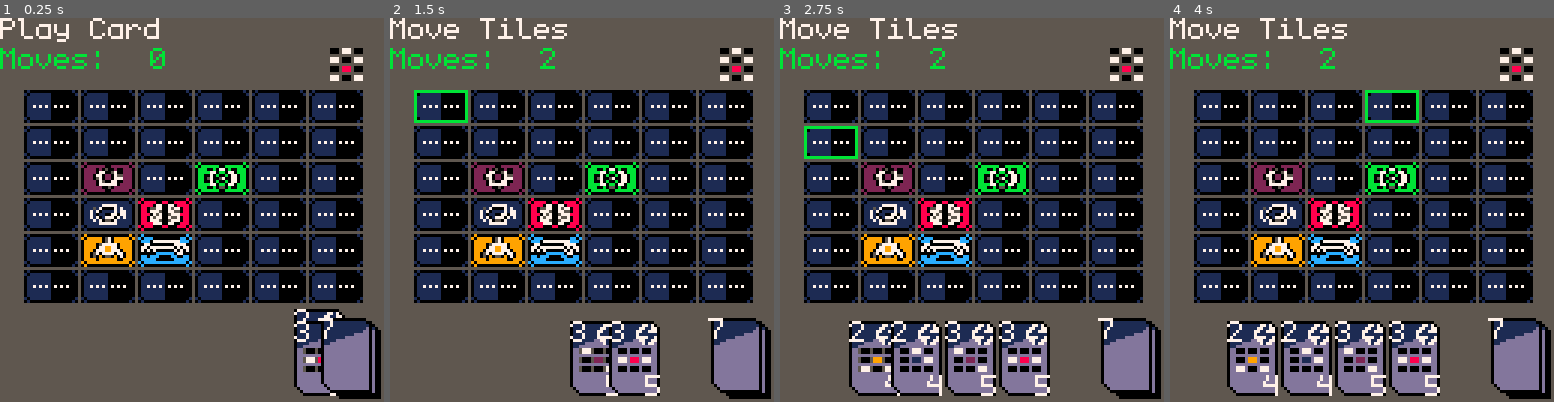
Above: before the commit, frames 1-4 (left to right).
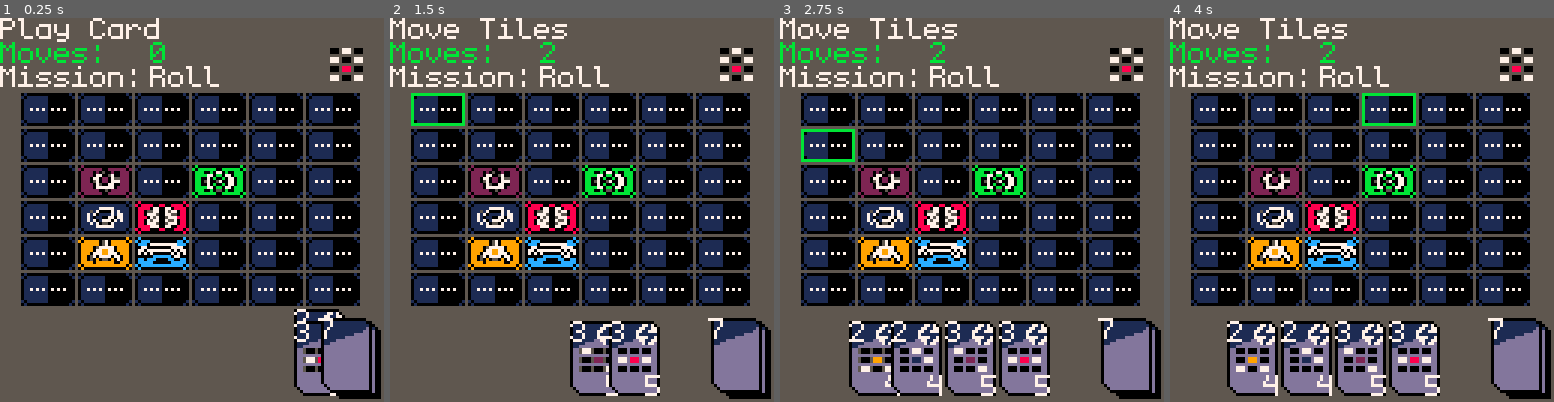
Above: after the commit, the same moments.

Repository: AkuraEx/Pico_Rove
Game: PICO-8 cartridge pico_rove.p8
Two runs of this game, one before a commit and one after it. Both use one fixed random seed, a clock stepped at 60 frames per second and the inputs below.
Inputs:
- Up to frame 1 (0.25 s): no input
- Up to frame 2 (1.5 s): tap O (Z key) at 0.33, 0.7, 1.43 s; tap X (X key) at 1.07 s
- Up to frame 3 (2.75 s): hold Left 1.97-2.37 s; tap X (X key) at 2.07, 2.4, 2.73 s; tap O (Z key) at 2.22 s; hold Down from 2.42 s (still down)
- Up to frame 4 (4 s): release Down at 2.82 s; hold Right 2.87-3.53 s; tap X (X key) at 3.07, 3.4, 3.73 s; tap O (Z key) at 3.1, 3.98 s; hold Up from 3.58 s (still down)

The runs differ from the first frame. In frame 1, 25% of the frame differs, in the area x 0-95%, y 6-75%; in frame 2, 25%; in frame 3, 25%; in frame 4, 25%.

Commit message:
little changes

Diff:
--- a/board.lua
+++ b/board.lua
@@ -19,8 +19,8 @@
             self.boardState[i] = {}
             for j = 1, COLS do
             self.boardState[i][j] = boardtile:new({
-                x = 8 + (19 * (j - 1)),
-                y = 24 + (12 * (i - 1)),
+                x = 7 + (19 * (j - 1)),
+                y = 25 + (12 * (i - 1)),
                 type = EMPTY,
                 spr = 73,
                 used = 0,
@@ -122,8 +122,8 @@
 
         -- Board rect function
         board_rect = function(self, row, col, color, fill)
-          x = 8 + (19 * (col - 1))
-          y = 24 + (12 * (row - 1))
+          x = 7 + (19 * (col - 1))
+          y = 25 + (12 * (row - 1))
           if fill then
             rectfill(x, y, x + 17, y + 10, color)
           else
--- a/controls.lua
+++ b/controls.lua
@@ -46,10 +46,11 @@
     end
     -- Press x without module selected
     if btnp(5) and b_row_s == 0 and board.boardState[b_row_h][b_col_h].type ~= 0 then
-        info = "mOVE tILE OR aCTIVATE aBILITY"
         b_col_s = b_col_h
         b_row_s = b_row_h
         module = board.boardState[b_row_s][b_col_s].type
+        -- concatenation
+        info = "❎ mOVE ❎❎ aBILITY:" .. tostr(board.boardState[b_row_s][b_col_s].used)
 
         -- Draw Valid Path
         if module == COIL then
--- a/helper.lua
+++ b/helper.lua
@@ -57,10 +57,10 @@
 
     -- Game Info
     print(info, 0, 0, WHITE)
-    print("mOVES:", 0, 10, GREEN)
-    print(move, 50, 10, GREEN)
-    -- print("mISSION:", 0, 20, WHITE)
-    -- print(current_mission.missionName, 50, 20, WHITE)
+    print("mOVES:", 0, 8, GREEN)
+    print(move, 50, 8, GREEN)
+    print("mISSION:", 0, 16, WHITE)
+    print(current_mission.missionName, 50, 16, WHITE)
 
     -- # Means Size in Lua. Weird AF syntax
     for i = 1, #hand do
